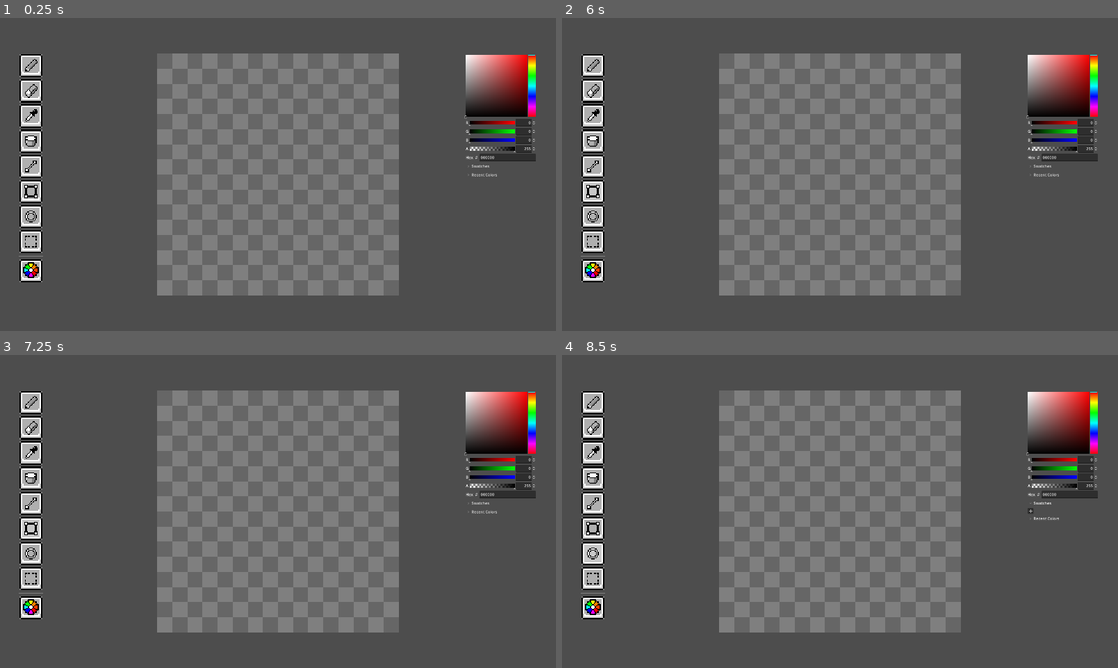
Above: before the commit, frames 1-4 (two rows, left to right).
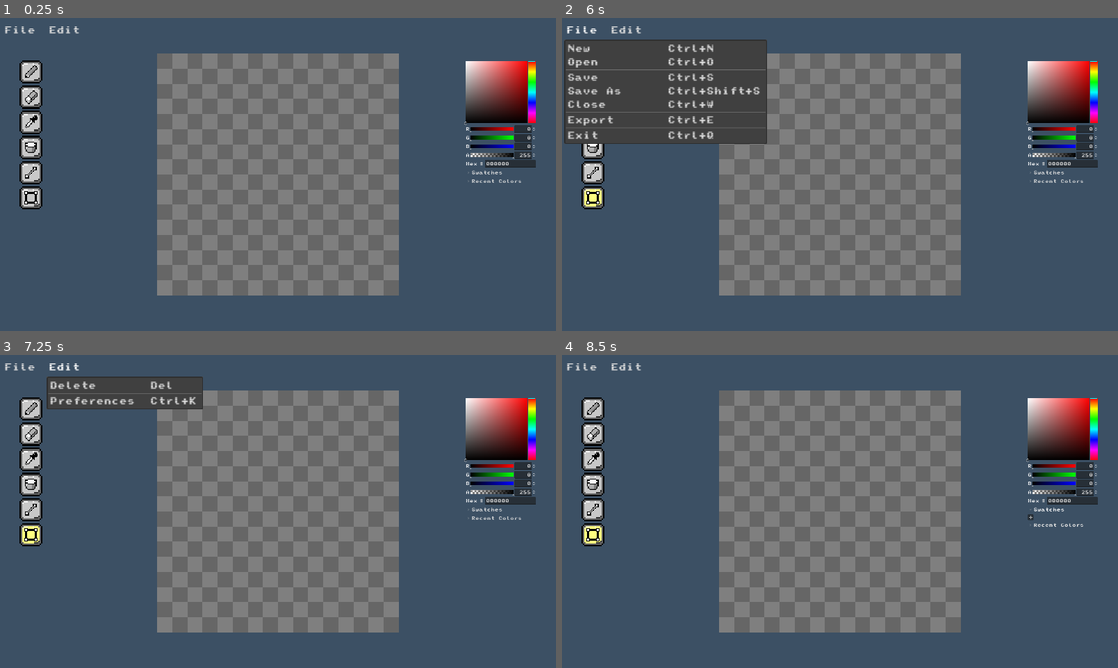
Above: after the commit, the same moments.

Repository: MaeschDEV/pix-mix
Game: Godot game, scene res://scenes/paint_window.tscn
Two runs of this game, one before a commit and one after it. Both use one fixed random seed, a clock stepped at 60 frames per second and the inputs below.
Inputs (mouse positions are in pixels of both pictures, inside the frame that each line leads up to; where the layout moved, square brackets give the same spot in the first picture):
- Up to frame 1 (0.25 s): no input
- Up to frame 2 (6 s): click (595, 71) [595, 64] at 0.5 s; click (595, 96) [595, 89] at 1.25 s; click (595, 121) [595, 115] at 2 s; click (595, 146) [595, 140] at 2.75 s; click (595, 171) [595, 165] at 3.5 s; click (595, 196) [595, 190] at 4.25 s; click (595, 271) at 5.02 s; click (584, 30) at 5.75 s, where only the run after the commit has a clickable "File"
- Up to frame 3 (7.25 s): click (66, 367) at 6.5 s, where only the run after the commit has a clickable "Edit"
- Up to frame 4 (8.5 s): click (595, 552) at 7.27 s; click "Swatches" at 8 s

The runs differ from the first frame. In frame 1, 6.8% of the frame differs, in the area x 0-97%, y 2-85%; in frame 2, 11%; in frame 3, 7.7%; in frame 4, 6.8%.

Commit message:
Finished most of the features

Diff:
--- a/project.godot
+++ b/project.godot
@@ -22,3 +22,8 @@
 [display]
 
 window/stretch/mode="canvas_items"
+window/stretch/aspect="expand"
+
+[gui]
+
+theme/custom_font="res://fonts/SMW.Monospace.ttf"
--- a/scenes/Tools UI.tscn
+++ b/scenes/Tools UI.tscn
@@ -1,7 +1,7 @@
-[gd_scene load_steps=14 format=3 uid="uid://q46nbajyyr80"]
+[gd_scene load_steps=13 format=3 uid="uid://q46nbajyyr80"]
 
 [ext_resource type="Texture2D" uid="uid://br445084bsa2u" path="res://graphics/Button Normal.png" id="1_2cohc"]
-[ext_resource type="Script" path="res://scenes/tools_ui.gd" id="1_3sr1c"]
+[ext_resource type="Script" path="res://scripts/tools_ui.gd" id="1_3sr1c"]
 [ext_resource type="Texture2D" uid="uid://bcjgg813f44mp" path="res://graphics/Pencil.png" id="1_rkuxv"]
 [ext_resource type="Texture2D" uid="uid://grq772nh0jh7" path="res://graphics/Eraser.png" id="2_d56b7"]
 [ext_resource type="Texture2D" uid="uid://ghm7wgbvnkw1" path="res://graphics/Button Pressed.png" id="2_heocp"]
@@ -11,7 +11,6 @@
 [ext_resource type="Texture2D" uid="uid://byvsgcmo8n5tc" path="res://graphics/Square.png" id="8_5ef0i"]
 [ext_resource type="Texture2D" uid="uid://cpd78tcras28r" path="res://graphics/Circle.png" id="9_852w6"]
 [ext_resource type="Texture2D" uid="uid://cktfjtrkthfk0" path="res://graphics/Select.png" id="10_nyb0h"]
-[ext_resource type="Texture2D" uid="uid://0hxwhlip6mb5" path="res://graphics/Color.png" id="11_bshbs"]
 
 [sub_resource type="ButtonGroup" id="ButtonGroup_0cbaf"]
 resource_name = "toggle_buttons"
@@ -26,11 +25,15 @@
 script = ExtResource("1_3sr1c")
 
 [node name="VBoxContainer" type="VBoxContainer" parent="."]
-layout_mode = 0
+layout_mode = 1
+anchors_preset = 4
+anchor_top = 0.5
+anchor_bottom = 0.5
 offset_left = 40.0
-offset_top = 75.0
+offset_top = -236.0
 offset_right = 88.0
-offset_bottom = 487.0
+offset_bottom = 236.0
+grow_vertical = 2
 
 [node name="TextureButton" type="TextureButton" parent="VBoxContainer"]
 texture_filter = 1
@@ -153,6 +156,7 @@
 texture = ExtResource("8_5ef0i")
 
 [node name="TextureButton7" type="TextureButton" parent="VBoxContainer"]
+visible = false
 texture_filter = 1
 custom_minimum_size = Vector2(48, 48)
 layout_mode = 2
@@ -173,6 +177,7 @@
 texture = ExtResource("9_852w6")
 
 [node name="TextureButton8" type="TextureButton" parent="VBoxContainer"]
+visible = false
 texture_filter = 1
 custom_minimum_size = Vector2(48, 48)
 layout_mode = 2
@@ -192,33 +197,19 @@
 offset_bottom = 40.0
 texture = ExtResource("10_nyb0h")
 
-[node name="HSeparator" type="HSeparator" parent="VBoxContainer"]
-layout_mode = 2
-
-[node name="TextureButton9" type="TextureButton" parent="VBoxContainer"]
-texture_filter = 1
-custom_minimum_size = Vector2(48, 48)
-layout_mode = 2
-texture_normal = ExtResource("1_2cohc")
-texture_pressed = ExtResource("2_heocp")
-texture_hover = ExtResource("2_heocp")
-stretch_mode = 0
-
-[node name="TextureRect" type="TextureRect" parent="VBoxContainer/TextureButton9"]
-texture_filter = 1
-layout_mode = 0
-offset_left = 8.0
-offset_top = 7.0
-offset_right = 40.0
-offset_bottom = 39.0
-texture = ExtResource("11_bshbs")
-
 [node name="ColorPicker" type="ColorPicker" parent="."]
-layout_mode = 0
-offset_left = 963.0
-offset_top = 75.0
-offset_right = 1261.0
-offset_bottom = 651.0
+layout_mode = 1
+anchors_preset = 6
+anchor_left = 1.0
+anchor_top = 0.5
+anchor_right = 1.0
+anchor_bottom = 0.5
+offset_left = -189.0
+offset_top = -236.0
+offset_right = 109.0
+offset_bottom = 340.0
+grow_horizontal = 0
+grow_vertical = 2
 scale = Vector2(0.5, 0.5)
 deferred_mode = true
 sampler_visible = false
@@ -228,5 +219,6 @@
 [connection signal="button_down" from="VBoxContainer/TextureButton2" to="." method="_on_texture_button_2_button_down"]
 [connection signal="button_down" from="VBoxContainer/TextureButton3" to="." method="_on_texture_button_3_button_down"]
 [connection signal="button_down" from="VBoxContainer/TextureButton4" to="." method="_on_texture_button_4_button_down"]
-[connection signal="button_down" from="VBoxContainer/TextureButton9" to="." method="_on_texture_button_9_button_down"]
+[connection signal="button_down" from="VBoxContainer/TextureButton5" to="." method="_on_texture_button_5_button_down"]
+[connection signal="button_down" from="VBoxContainer/TextureButton6" to="." method="_on_texture_button_6_button_down"]
 [connection signal="color_changed" from="ColorPicker" to="." method="_on_color_picker_color_changed"]
--- /dev/null
+++ b/scenes/Top Bar.tscn
@@ -0,0 +1,27 @@
+[gd_scene load_steps=2 format=3 uid="uid://rfktnw72t53b"]
+
+[ext_resource type="Script" path="res://scripts/top_bar.gd" id="1_1w75c"]
+
+[node name="Control" type="Control"]
+layout_mode = 3
+anchors_preset = 15
+anchor_right = 1.0
+anchor_bottom = 1.0
+grow_horizontal = 2
+grow_vertical = 2
+script = ExtResource("1_1w75c")
+
+[node name="HBoxContainer" type="HBoxContainer" parent="."]
+layout_mode = 0
+offset_left = 5.0
+offset_top = 5.0
+offset_right = 45.0
+offset_bottom = 45.0
+
+[node name="File" type="MenuButton" parent="HBoxContainer"]
+layout_mode = 2
+text = "File "
+
+[node name="Edit" type="MenuButton" parent="HBoxContainer"]
+layout_mode = 2
+text = "Edit "
--- a/scenes/paint_window.tscn
+++ b/scenes/paint_window.tscn
@@ -1,10 +1,23 @@
-[gd_scene load_steps=3 format=3 uid="uid://c384itwib7yio"]
+[gd_scene load_steps=4 format=3 uid="uid://c384itwib7yio"]
 
 [ext_resource type="Script" path="res://scripts/paint_window.gd" id="1_x5dld"]
 [ext_resource type="PackedScene" uid="uid://q46nbajyyr80" path="res://scenes/Tools UI.tscn" id="2_fu0l6"]
+[ext_resource type="PackedScene" uid="uid://rfktnw72t53b" path="res://scenes/Top Bar.tscn" id="3_714xb"]
 
 [node name="Node2D" type="Node2D"]
 script = ExtResource("1_x5dld")
+
+[node name="ColorRect" type="ColorRect" parent="."]
+anchors_preset = 8
+anchor_left = 0.5
+anchor_top = 0.5
+anchor_right = 0.5
+anchor_bottom = 0.5
+offset_right = 1152.0
+offset_bottom = 648.0
+grow_horizontal = 2
+grow_vertical = 2
+color = Color(0.235294, 0.313726, 0.392157, 1)
 
 [node name="Background" type="TextureRect" parent="."]
 texture_filter = 1
@@ -35,6 +48,21 @@
 grow_horizontal = 2
 grow_vertical = 2
 
+[node name="Preview" type="TextureRect" parent="."]
+z_index = 2
+texture_filter = 1
+anchors_preset = 8
+anchor_left = 0.5
+anchor_top = 0.5
+anchor_right = 0.5
+anchor_bottom = 0.5
+offset_left = 326.0
+offset_top = 74.0
+offset_right = 826.0
+offset_bottom = 574.0
+grow_horizontal = 2
+grow_vertical = 2
+
 [node name="Control" parent="." instance=ExtResource("2_fu0l6")]
 anchors_preset = 8
 anchor_left = 0.5
@@ -43,3 +71,12 @@
 anchor_bottom = 0.5
 offset_right = 1152.0
 offset_bottom = 648.0
+
+[node name="Control2" parent="." instance=ExtResource("3_714xb")]
+anchors_preset = 8
+anchor_left = 0.5
+anchor_top = 0.5
+anchor_right = 0.5
+anchor_bottom = 0.5
+offset_right = 1152.0
+offset_bottom = 75.0
--- a/scenes/tools_ui.gd
+++ /dev/null
@@ -1,22 +0,0 @@
-extends Control
-
-func _ready() -> void:
-	Global.ui_scene = self
-
-func _on_color_picker_color_changed(color: Color) -> void:
-	Global.color_changed.emit(color)
-
-func _on_texture_button_button_down() -> void:
-	Global.draw.emit()
-
-func _on_texture_button_2_button_down() -> void:
-	Global.erase.emit()
-
-func _on_texture_button_3_button_down() -> void:
-	Global.pick.emit()
-
-func _on_texture_button_4_button_down() -> void:
-	Global.fill.emit()
-
-func _on_texture_button_9_button_down() -> void:
-	Global.export.emit()
--- a/scripts/Global.gd
+++ b/scripts/Global.gd
@@ -4,8 +4,11 @@
 signal erase
 signal pick
 signal fill
+signal line
+signal rect
 
-signal export
+signal delete
+signal export(dir: String)
 
 signal color_changed
 
--- a/scripts/paint_window.gd
+++ b/scripts/paint_window.gd
@@ -1,6 +1,6 @@
 extends Node2D
 
-enum STATE {DRAW, ERASE, PICKING, FILL}
+enum STATE {DRAW, ERASE, PICKING, FILL, LINE, RECT}
 var current_state
 
 var size_x = 16
@@ -8,27 +8,40 @@
 
 var background
 var ebeneOne
+var preview
 
 var backgroundImage = Image.create_empty(size_x, size_y, false, Image.FORMAT_RGBA8)
 var backgroundTexture = ImageTexture.create_from_image(backgroundImage)
 
 var image = Image.create_empty(size_x, size_y, false, Image.FORMAT_RGBA8)
 var texture = ImageTexture.create_from_image(image)
+
+var previewImage = Image.create_empty(size_x, size_y, false, Image.FORMAT_RGBA8)
+var previewTexture = ImageTexture.create_from_image(previewImage)
+
 var drawing = false
 var erasing = false
 var picking = false
 var filling = false
+var doing_a_line = false
+var doing_a_rect = false
+
+var starting_point_exists = false
+var starting_point = Vector2(0, 0)
 
 var color = Color(0, 0, 0, 1)
 
 func _ready() -> void:
 	background = $Background
 	ebeneOne = $Ebene1
+	preview = $Preview
 
 	backgroundTexture = ImageTexture.create_from_image(backgroundImage)
 	texture = ImageTexture.create_from_image(image)
+	previewTexture = ImageTexture.create_from_image(previewImage)
 	background.texture = backgroundTexture
 	ebeneOne.texture = texture
+	preview.texture = previewTexture
 	_setBackground()
 
 	Global.color_changed.connect(Callable(self, "_on_color_changed"))
@@ -36,7 +49,10 @@
 	Global.erase.connect(Callable(self, "_on_erase"))
 	Global.pick.connect(Callable(self, "_on_pick"))
 	Global.fill.connect(Callable(self, "_on_fill"))
-
+	Global.line.connect(Callable(self, "_on_line"))
+	Global.rect.connect(Callable(self, "_on_rect"))
+
+	Global.delete.connect(Callable(self, "_on_delete"))
 	Global.export.connect(Callable(self, "_on_export"))
 
 	current_state = STATE.DRAW
@@ -51,26 +67,50 @@
 				erasing = false
 				picking = false
 				filling = false
+				doing_a_line = false
+				doing_a_rect = false
 			elif (current_state == STATE.ERASE):
 				erasing = event.pressed
 				drawing = false
 				picking = false
 				filling = false
+				doing_a_line = false
+				doing_a_rect = false
 			elif (current_state == STATE.PICKING):
 				picking = event.pressed
 				drawing = false
 				erasing = false
 				filling = false
+				doing_a_line = false
+				doing_a_rect = false
 			elif (current_state == STATE.FILL):
 				filling = event.pressed
 				drawing = false
 				erasing = false
 				picking = false
+				doing_a_line = false
+				doing_a_rect = false
+			elif (current_state == STATE.LINE):
+				doing_a_line = event.pressed
+				erasing = false
+				drawing = false
+				picking = false
+				filling = false
+				doing_a_rect = false
+			elif (current_state == STATE.RECT):
+				doing_a_rect = event.pressed
+				drawing = false
+				erasing = false
+				picking = false
+				filling = false
+				doing_a_line = false
 			else:
 				drawing = false
 				erasing = false
 				picking = false
 				filling = false
+				doing_a_line = false
+				doing_a_rect = false
 
 		elif event.button_index == MOUSE_BUTTON_RIGHT:
 			if (current_state == STATE.DRAW):
@@ -78,11 +118,15 @@
 				drawing = false
 				picking = false
 				filling = false
+				doing_a_line = false
+				doing_a_rect = false
 			else:
 				drawing = false
 				erasing = false
 				picking = false
 				filling = false
+				doing_a_line = false
+				doing_a_rect = false
 
 	if drawing:
 		var mouse_pos = get_global_mouse_position() - ebeneOne.global_position
@@ -149,6 +193,64 @@
 			else:
 				image.set_pixel(x, y, target_color)
 
+	if doing_a_line:
+		var mouse_pos = get_global_mouse_position() - ebeneOne.global_position
+
+		var scale_x = size_x / ebeneOne.size.x
+		var scale_y = size_y / ebeneOne.size.y
+
+		var x = int(mouse_pos.x * scale_x)
+		var y = int(mouse_pos.y * scale_y)
+
+		if (!starting_point_exists):
+			starting_point = Vector2(x, y)
+			starting_point_exists = true
+
+		_create_line(starting_point.x, starting_point.y, x, y, color, true)
+
+	if (!doing_a_line and current_state == STATE.LINE):
+		starting_point_exists = false
+		for x in size_x:
+			for y in size_y:
+				var preview_pixel = previewImage.get_pixel(x, y)
+				if (preview_pixel.a8 != 0):
+					image.set_pixel(x, y, preview_pixel)
+
+		previewImage.fill(Color(0, 0, 0, 0))
+		previewTexture.update(previewImage)
+		preview.texture = previewTexture
+		texture.update(image)
+		ebeneOne.texture = texture
+
+	if doing_a_rect:
+		var mouse_pos = get_global_mouse_position() - ebeneOne.global_position
+
+		var scale_x = size_x / ebeneOne.size.x
+		var scale_y = size_y / ebeneOne.size.y
+
+		var x = int(mouse_pos.x * scale_x)
+		var y = int(mouse_pos.y * scale_y)
+
+		if (!starting_point_exists):
+			starting_point = Vector2(x, y)
+			starting_point_exists = true
+
+		_create_rect(starting_point.x, starting_point.y, x, y, color)
+
+	if (!doing_a_rect and current_state == STATE.RECT):
+		starting_point_exists = false
+		for x in size_x:
+			for y in size_y:
+				var preview_pixel = previewImage.get_pixel(x, y)
+				if (preview_pixel.a8 != 0):
+					image.set_pixel(x, y, preview_pixel)
+
+		previewImage.fill(Color(0, 0, 0, 0))
+		previewTexture.update(previewImage)
+		preview.texture = previewTexture
+		texture.update(image)
+		ebeneOne.texture = texture
+
 func _setBackground() -> void:
 	var useLightGrey = true
 	var lightGrey = Color(0.4, 0.4, 0.4, 1)
@@ -185,9 +287,11 @@
 
 	background.size = new_size
 	ebeneOne.size = new_size
+	preview.size = new_size
 
 	background.position = (screen_size - new_size) / 2
 	ebeneOne.position = (screen_size - new_size) / 2
+	preview.position = (screen_size - new_size) / 2
 
 func _flood_fill(x: int, y: int, target_color: Color, fill_color: Color) -> void:
 	if (x < 0 or x >= size_x or y < 0 or y >= size_y):
@@ -211,6 +315,41 @@
 	_flood_fill(x, y + 1, target_color, fill_color)
 	_flood_fill(x, y - 1, target_color, fill_color)
 
+func _create_line(x0: int, y0: int, x1: int, y1: int, color: Color, delete: bool) -> void:
+	if delete:
+		previewImage.fill(Color(0, 0, 0, 0))
+
+	var dx = abs(x1 - x0)				# Abstand zwischen x0 und x1
+	var dy = abs(y1 - y0)				# Abstand zwischen y0 und y1
+	var sx = 1 if (x1 > x0) else -1		# 1 = nach rechts; -1 = nach links
+	var sy = 1 if (y1 > y0) else -1		# 1 = nach oben; -1 = nach unten
+	var err = dx - dy					# Fehlerterm im Bresenham-Algorithmus
+
+	while true:
+		if (x0 >= 0 and x0 < size_x and y0 >= 0 and y0 < size_y):
+			previewImage.set_pixel(x0, y0, color)
+			previewTexture.update(previewImage)
+			preview.texture = previewTexture
+
+		if (x0 == x1 and y0 == y1):
+			break
+
+		var e2 = 2 * err
+		if (e2 > -dy):
+			err -= dy
+			x0 += sx
+		if (e2 < dx):
+			err += dx
+			y0 += sy
+
+func _create_rect(x0: int, y0: int, x1: int, y1: int, color: Color) -> void:
+	previewImage.fill(Color(0, 0, 0, 0))
+
+	_create_line(x0, y0, x1, y0, color, false)
+	_create_line(x1, y0, x1, y1, color, false)
+	_create_line(x1, y1, x0, y1, color, false)
+	_create_line(x0, y1, x0, y0, color, false)
+
 func _on_color_changed(newColor: Color):
 	color = newColor
 
@@ -226,6 +365,18 @@
 func _on_fill():
 	current_state = STATE.FILL
 
-func _on_export():
+func _on_line():
+	current_state = STATE.LINE
+
+func _on_rect():
+	current_state = STATE.RECT
+
+func _on_delete():
+	print("Deleted!")
+	image.fill(Color(0, 0, 0, 0))
+	texture.update(image)
+	ebeneOne.texture = texture
+
+func _on_export(dir: String):
 	print("Exported!")
-	image.save_png("res://export/saved_image.png")
+	image.save_png(dir)
--- /dev/null
+++ b/scripts/tools_ui.gd
@@ -0,0 +1,28 @@
+extends Control
+
+func _ready() -> void:
+	Global.ui_scene = self
+
+func _process(delta: float) -> void:
+	size = get_viewport_rect().size
+
+func _on_color_picker_color_changed(color: Color) -> void:
+	Global.color_changed.emit(color)
+
+func _on_texture_button_button_down() -> void:
+	Global.draw.emit()
+
+func _on_texture_button_2_button_down() -> void:
+	Global.erase.emit()
+
+func _on_texture_button_3_button_down() -> void:
+	Global.pick.emit()
+
+func _on_texture_button_4_button_down() -> void:
+	Global.fill.emit()
+
+func _on_texture_button_5_button_down() -> void:
+	Global.line.emit()
+
+func _on_texture_button_6_button_down() -> void:
+	Global.rect.emit()
--- /dev/null
+++ b/scripts/top_bar.gd
@@ -0,0 +1,96 @@
+extends Control
+
+var pressed_keys := {}
+
+func _ready() -> void:
+	var file_menu = $HBoxContainer/File
+	file_menu.get_popup().add_item("New          Ctrl+N", 0)
+	file_menu.get_popup().add_item("Open         Ctrl+O", 1)
+	file_menu.get_popup().add_separator()
+	file_menu.get_popup().add_item("Save         Ctrl+S", 2)
+	file_menu.get_popup().add_item("Save As      Ctrl+Shift+S", 3)
+	file_menu.get_popup().add_item("Close        Ctrl+W", 4)
+	file_menu.get_popup().add_separator()
+	file_menu.get_popup().add_item("Export       Ctrl+E", 5)
+	file_menu.get_popup().add_separator()
+	file_menu.get_popup().add_item("Exit         Ctrl+Q", 6)
+
+	file_menu.get_popup().id_pressed.connect(Callable(self, "_on_file_item_selected"))
+
+	var edit_menu = $HBoxContainer/Edit
+	edit_menu.get_popup().add_item("Delete       Del", 0)
+	edit_menu.get_popup().add_separator()
+	edit_menu.get_popup().add_item("Preferences  Ctrl+K", 1)
+
+	edit_menu.get_popup().id_pressed.connect(Callable(self, "_on_edit_item_selected"))
+
+func _input(event: InputEvent) -> void:
+	if (event is InputEventKey and event.is_pressed() and not event.keycode in pressed_keys):
+		pressed_keys[event.keycode] = true
+		if (event.ctrl_pressed and event.keycode == KEY_N):
+			_on_file_item_selected(0)
+		elif (event.ctrl_pressed and event.keycode == KEY_O):
+			_on_file_item_selected(1)
+		elif (event.ctrl_pressed and not event.shift_pressed and event.keycode == KEY_S):
+			_on_file_item_selected(2)
+		elif (event.ctrl_pressed and event.shift_pressed and event.keycode == KEY_S):
+			_on_file_item_selected(3)
+		elif (event.ctrl_pressed and event.keycode == KEY_W):
+			_on_file_item_selected(4)
+		elif (event.ctrl_pressed and event.keycode == KEY_E):
+			_on_file_item_selected(5)
+		elif (event.ctrl_pressed and event.keycode == KEY_Q):
+			_on_file_item_selected(6)
+		elif (event.keycode == KEY_DELETE):
+			_on_edit_item_selected(0)
+		elif (event.ctrl_pressed and event.keycode == KEY_K):
+			_on_edit_item_selected(1)
+	elif (event is InputEventKey and not event.is_pressed() and event.keycode in pressed_keys):
+		pressed_keys.erase(event.keycode)
+
+func _on_file_item_selected(id):
+	match id:
+		0: print("New file")
+		1: print("Open file")
+		2: print("Save file")
+		3: print("Save file as")
+		4: print("Close window")
+		5: _export_image()
+		6: _close_program()
+
+func _on_edit_item_selected(id):
+	match id:
+		0: Global.delete.emit()
+		1: print("Open preferenes")
+
+func _close_program():
+	var dialog = ConfirmationDialog.new()
+	dialog.title = "Close program"
+	dialog.dialog_text = "Are you sure you want to close the program?\nAll usaved changes will be deleted!"
+
+	dialog.canceled.connect(Callable(self, "_canceled_closing"))
+	dialog.confirmed.connect(Callable(self, "_confirm_closing"))
+
+	add_child(dialog)
+	dialog.popup_centered()
+	dialog.show()
+
+func _canceled_closing():
+	pass
+
+func _confirm_closing():
+	get_tree().quit()
+
+func _export_image():
+	var fileDialog = FileDialog.new()
+	fileDialog.title = "Export the image"
+	fileDialog.add_filter("*.png")
+	fileDialog.use_native_dialog = true
+	fileDialog.dialog_hide_on_ok = true
+
+	fileDialog.file_selected.connect(Callable(self, "_on_exported"))
+
+	fileDialog.show()
+
+func _on_exported(dir: String):
+	Global.export.emit(dir)
Not shown, added: export/Hello.png.import
Not shown, added: export/Test.png.import
Not shown, removed: export/saved_image.png.import
Not shown, added: export_presets.cfg
Binary file added: fonts/SMW.Monospace.ttf
Not shown, added: fonts/SMW.Monospace.ttf.import
Binary file changed: graphics/Button Normal.png
Binary file changed: graphics/Button Pressed.png
Not shown, added: export/Hello.png
Not shown, added: export/Pix-Mix.exe
Not shown, added: export/Pix-Mix.pck
Not shown, added: export/Test.png
(and 5 more such lines)
